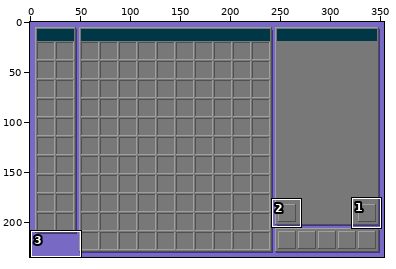
Edited in one commit: pixel-art file (neueslayout.aseprite). Above, an overview of the earlier version with the close-up marked.
Close-up. As it was:
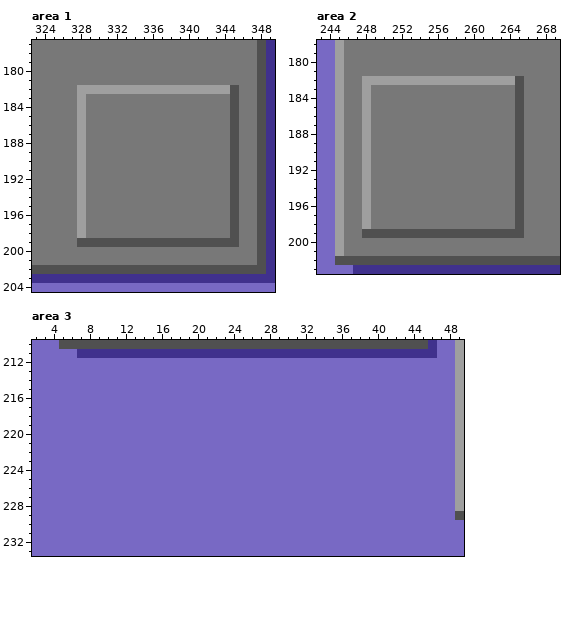
354x235 pixels, 1 frame. Shown: area 1: x 323..349, y 177..204; area 2: x 243..269, y 178..203; area 3: x 2..49, y 210..233. The commit also changed other parts of the picture, which this record leaves out.
New version:
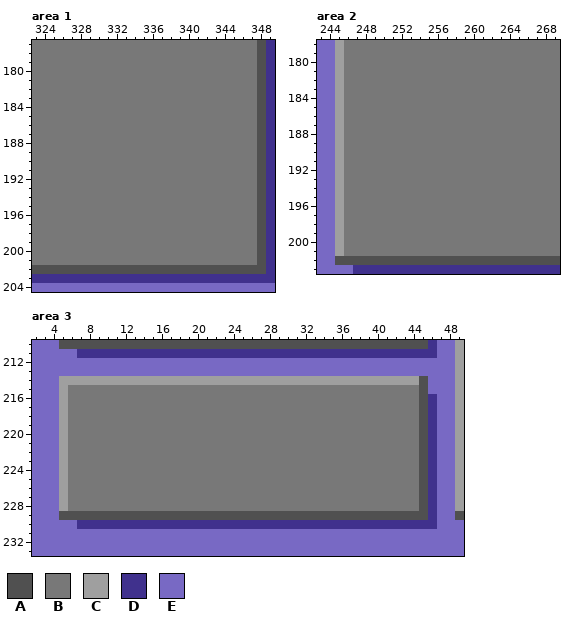
Palette (. is transparent): A #505050  B #787878  C #9f9f9f  D #40318d  E #7869c4
Diff:
layer "Layer 2" now hidden
Area 1:
Colour A becomes colour B in rows 182 to 198 at x 345; in row 199 at x 328 to 345.
Colour C becomes colour B in row 182 at x 328 to 344; in rows 183 to 198 at x 328.
Area 2:
Colour A becomes colour B in rows 182 to 198 at x 265; in row 199 at x 248 to 265.
Colour C becomes colour B in row 182 at x 248 to 264; in rows 183 to 198 at x 248.
Area 3, layer "Layer 1":
Colour E becomes colour A in rows 214 to 228 at x 45; in row 229 at x 5 to 45.
Colour E becomes colour B in rows 215 to 228 at x 6 to 44.
Colour E becomes colour C in row 214 at x 5 to 44; in rows 215 to 228 at x 5.
Colour E becomes colour D in rows 216 to 229 at x 46; in row 230 at x 7 to 46.
